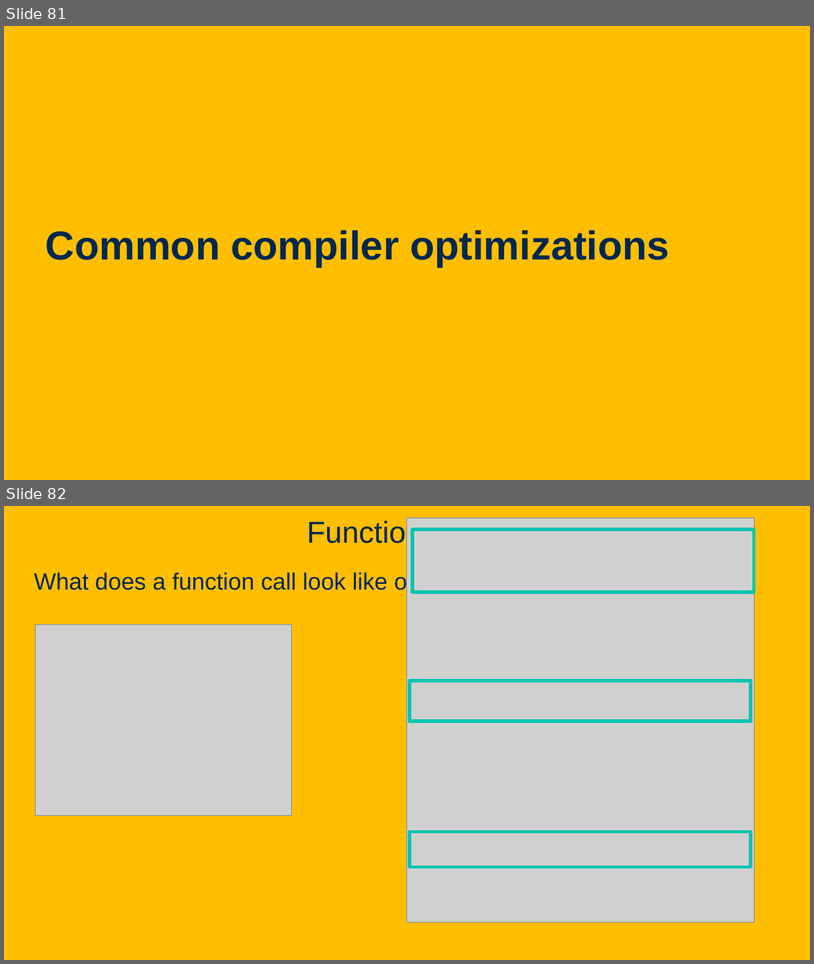
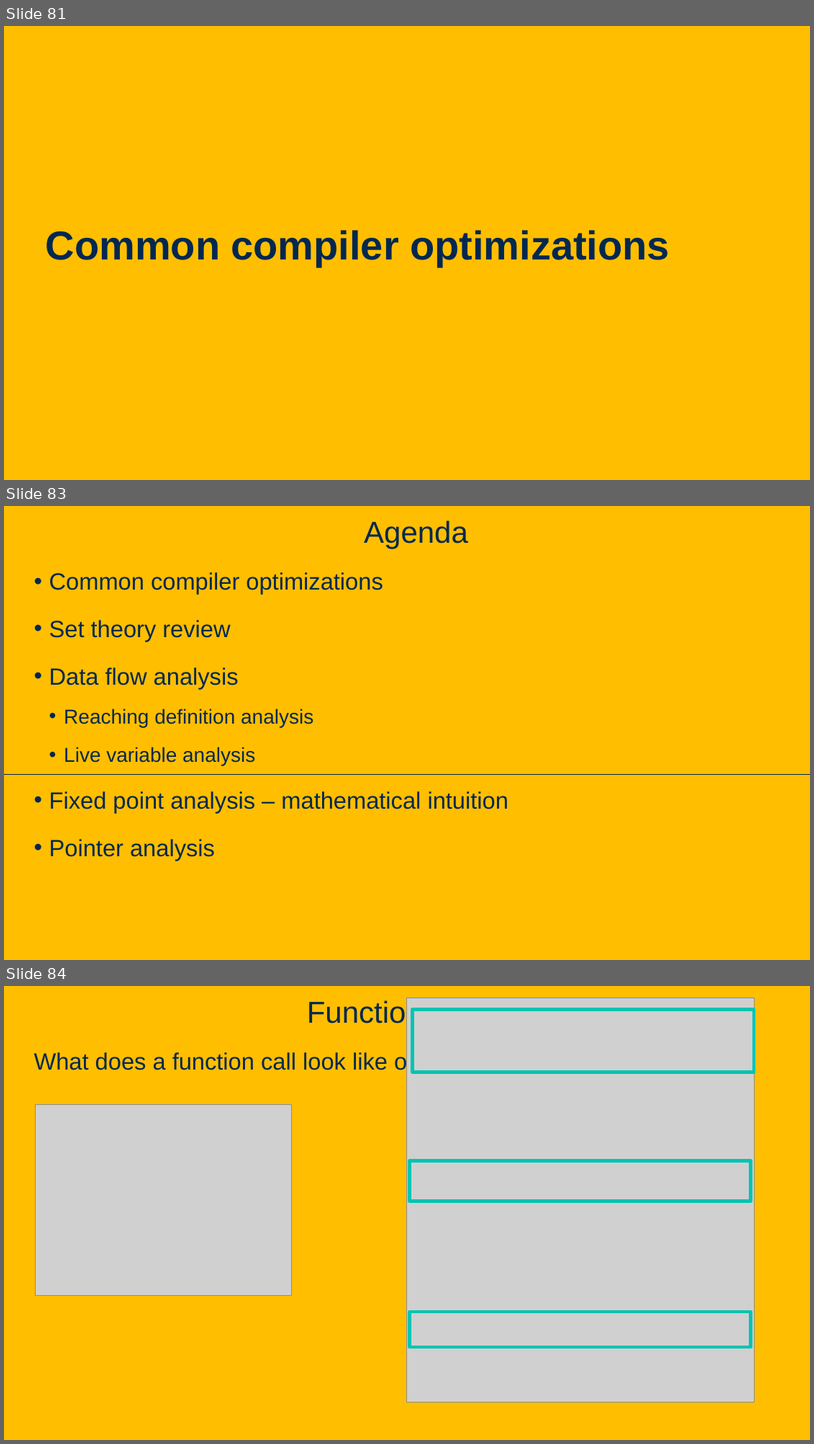
Before and after one commit to davsec-teaching/ECS289C-Spring2025, a slide deck: slides/2_compiler_fundamentals.pptx. Shown one above the other, each under a label of ours: slides 81 and 82 before the commit, slides 81, 83 and 84 after it; the slides between them are not shown. The pictures are 814x964 and 814x1444 pixels, drawn with LibreOffice and Linux fonts; fonts in the diff are those of the drawing; grey boxes stand for pictures; background and template pictures are left out. Boxes give left, top, right and bottom in pixels: in the first picture for what was removed or moved away, otherwise in the second. Text is boxed around its words. In the diff, an @@ line names an element or a change of style, - is before the commit and + after.

```diff
--- a/slides/2_compiler_fundamentals.pptx
+++ b/slides/2_compiler_fundamentals.pptx
@@ slide 83 added at [4,506,810,960], background picture (left out) @@
@@ title added at [364,520,468,548], 36 pt, text #022850 @@
+Agenda
@@ text added at [49,572,509,860], 28 pt, text #022850 @@
+• Common compiler optimizations
+• Set theory review
+• Data flow analysis
+  • Reaching definition analysis
+  • Live variable analysis
+• Fixed point analysis – mathematical intuition
+• Pointer analysis
@@ line added from (4, 774) to (810, 774), #022850 0.5 pt @@
@@ what was slide 82 is now slide 84 @@
```
Also in this commit, not shown: 1 slide changed, 2 other slides added, 1 other file.
